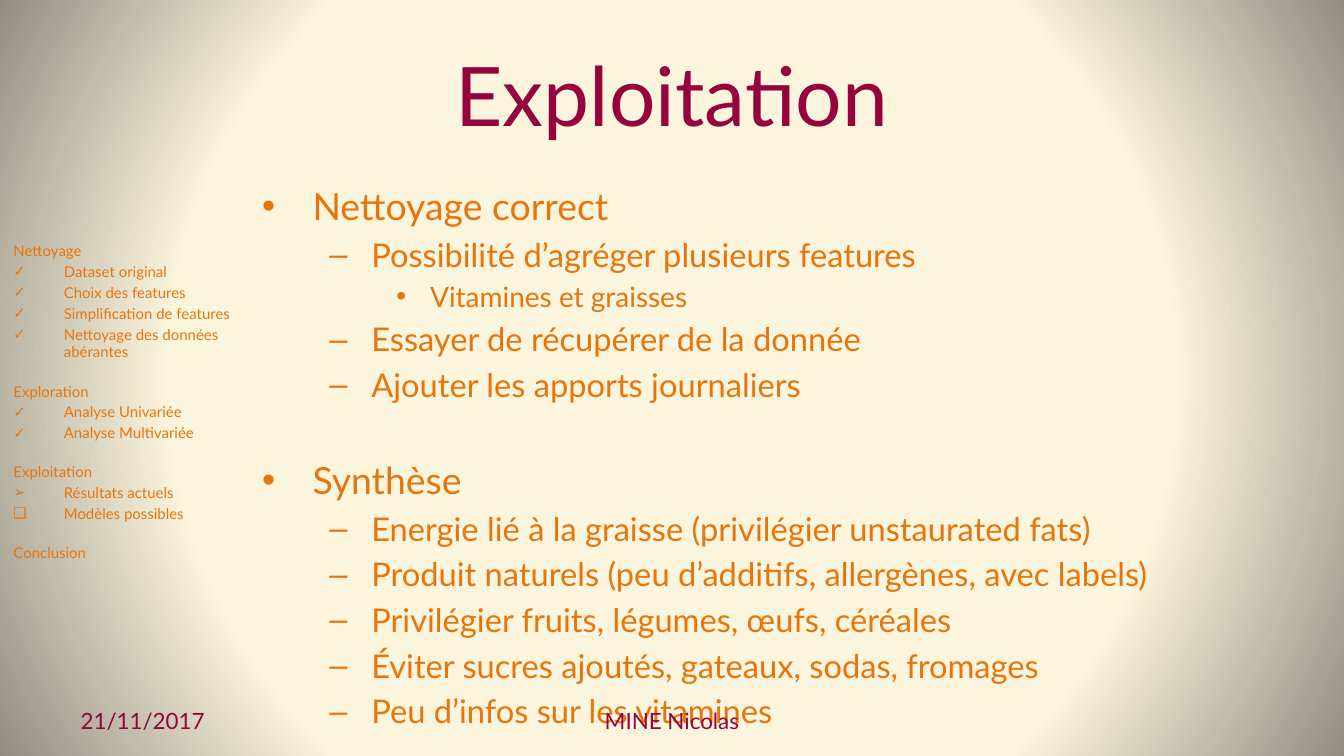
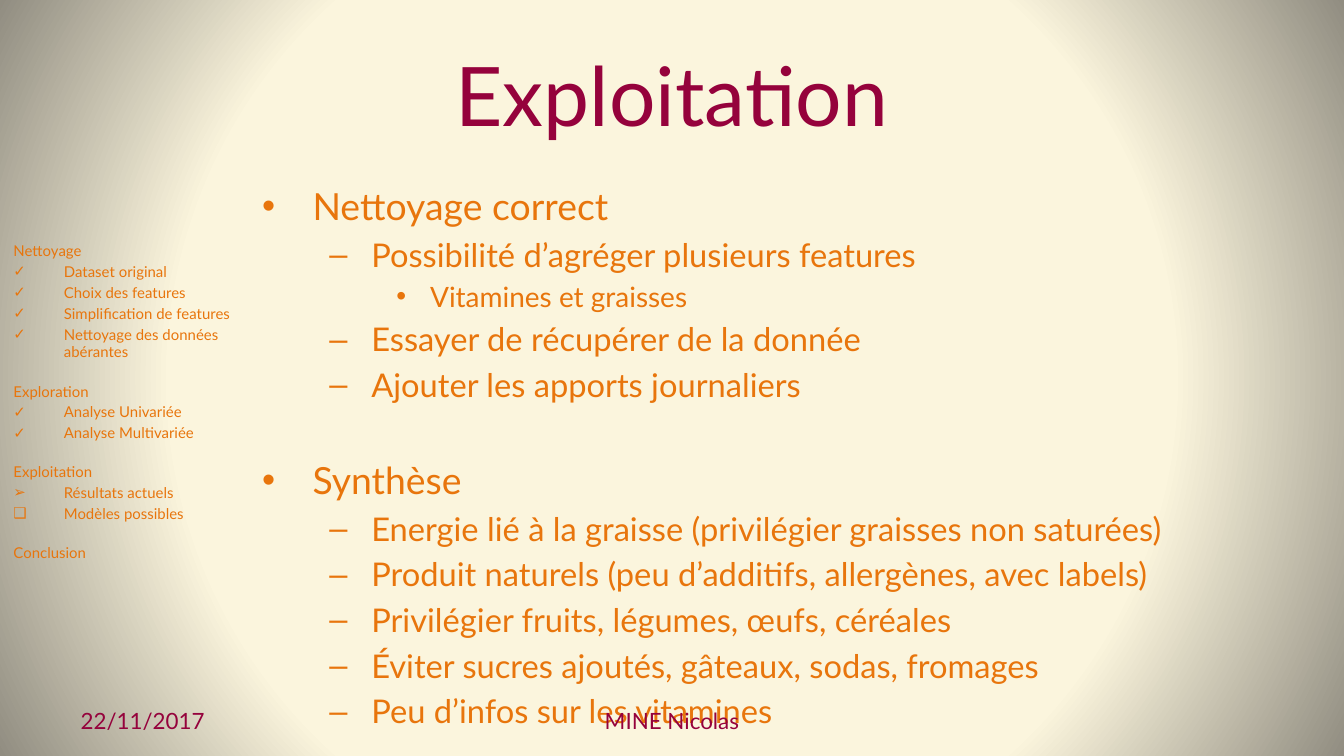
Before and after one commit to Coni63/OC_DS, a slide deck: slide 23 of Projet 2 - donnees nutritionnelles/Presentation-Projet_2.pptx. Drawn at 1344x756 pixels with LibreOffice and Linux fonts; fonts in the diff are those of the drawing. Boxes give left, top, right and bottom in pixels: in the first picture for what was removed or moved away, otherwise in the second. Text is boxed around its words. In the diff, an @@ line names an element or a change of style, - is before the commit and + after.

```diff
--- a/Projet 2 - donnees nutritionnelles/Presentation-Projet_2.pptx
+++ b/Projet 2 - donnees nutritionnelles/Presentation-Projet_2.pptx
@@ text at [371, 516, 1161, 547]: text changed @@
-  – Energie lié à la graisse (privilégier unstaurated fats)
+  – Energie lié à la graisse (privilégier graisses non saturées)
@@ text at [371, 649, 1038, 684]: text changed @@
-  – Éviter sucres ajoutés, gateaux, sodas, fromages
+  – Éviter sucres ajoutés, gâteaux, sodas, fromages
@@ text at [81, 712, 205, 730]: text changed @@
-21/11/2017
+22/11/2017
```
Also in this commit, not shown: 25 other slides changed.
